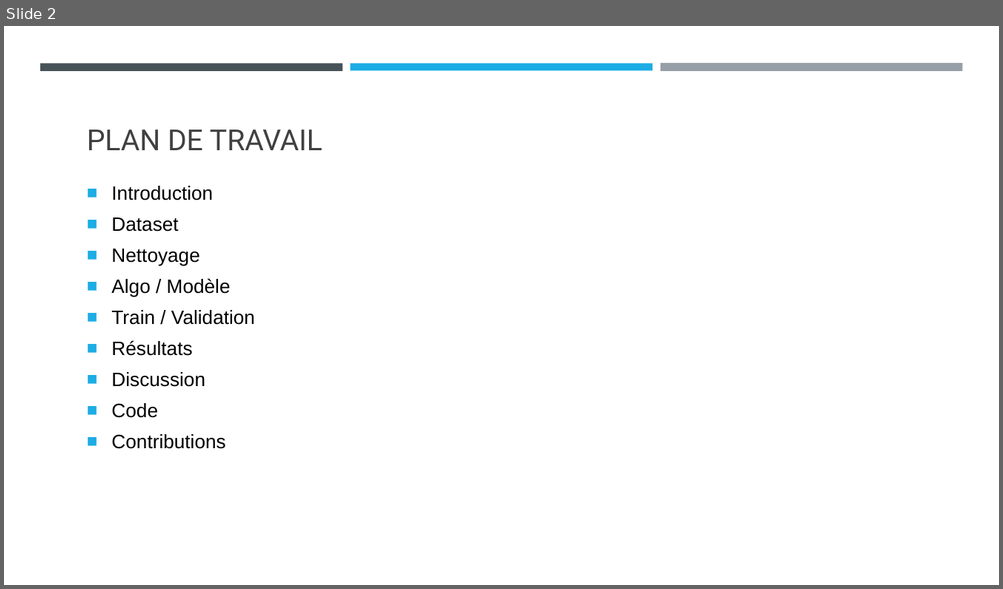
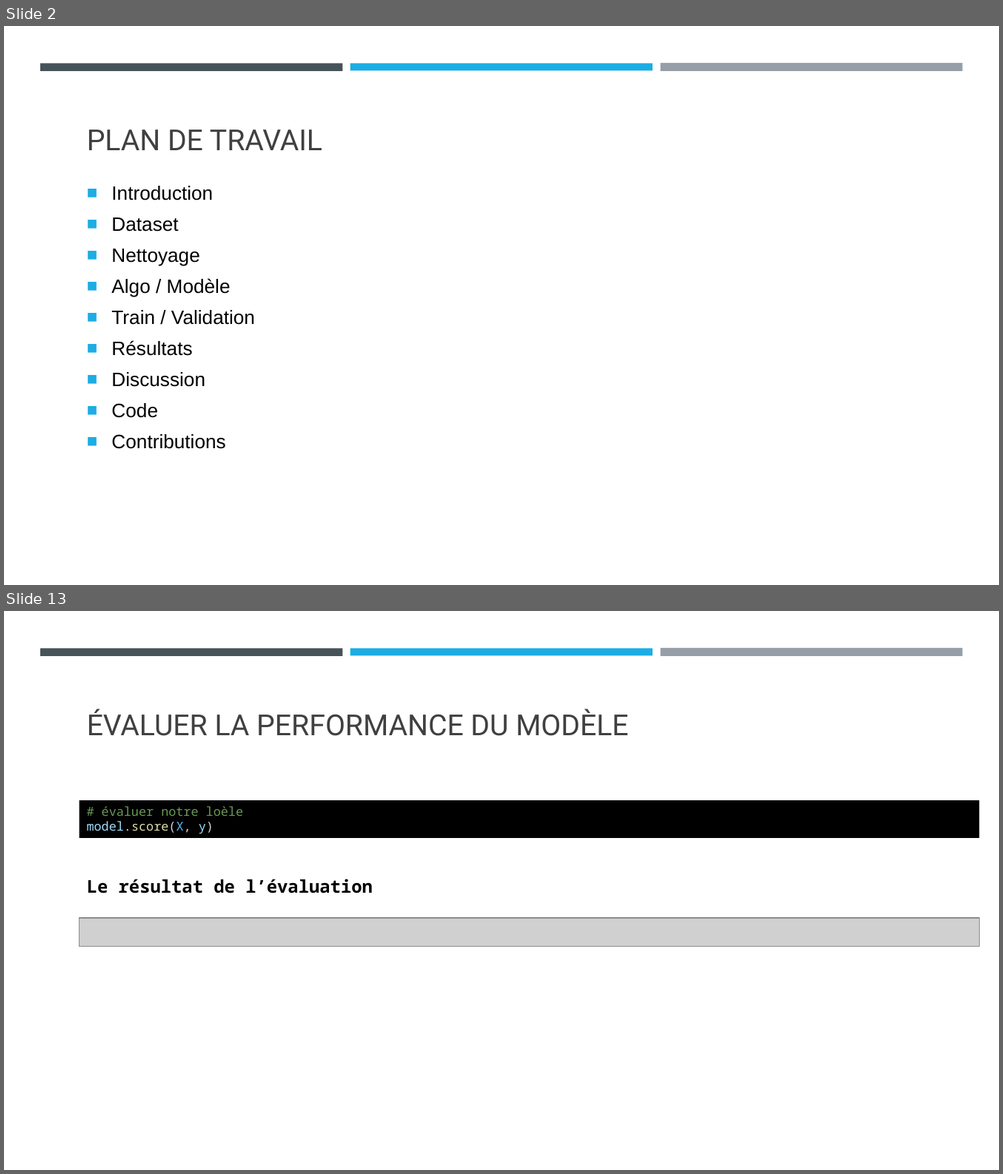
Before and after one commit to wiwiwisso/Health_Insurance_Cross_Sell_Prediction, a slide deck: Prédictions de ventes croisée d’assurence maladie et assurence.pptx. Shown one above the other, each under a label of ours: slide 2 before the commit, slides 2 and 13 after it; the slides between them are not shown. The pictures are 1003x589 and 1003x1174 pixels, drawn with LibreOffice and Linux fonts; fonts in the diff are those of the drawing; grey boxes stand for pictures. Boxes give left, top, right and bottom in pixels: in the first picture for what was removed or moved away, otherwise in the second. Text is boxed around its words. In the diff, an @@ line names an element or a change of style, - is before the commit and + after.

```diff
--- a/Prédictions de ventes croisée d’assurence maladie et assurence.pptx
+++ b/Prédictions de ventes croisée d’assurence maladie et assurence.pptx
@@ slide 13 added at (4, 611, 999, 1170), background #FFFFFF; not listed: 3 template elements that a slide beside it also shows @@
@@ title added at (87, 709, 628, 736), 28 pt, text #404040 @@
+ÉVALUER LA PERFORMANCE DU MODÈLE
@@ rectangle added at (79, 800, 979, 838), fill #000000, 12 pt, text #6A9955 @@
+# évaluer notre loèle
+model.score(X, y)
@@ text added at (87, 879, 373, 894), 17 pt, text #000000, bold @@
+Le résultat de l’évaluation
@@ picture added at (79, 918, 979, 948) @@
```
Also in this commit, not shown: 1 slide changed, 12 other slides added, 2 slides removed, 2 other files.
